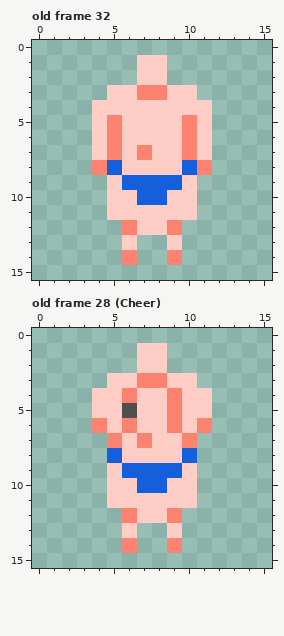
Edited in one commit: pixel-art file (art/characters/Man1.ase). The first picture shows the starting point.
16x16 pixels, 32 frames. Shown: old frame 32, old frame 28 (Cheer). The commit also changed other frames, which this record leaves out.
Now the later version:
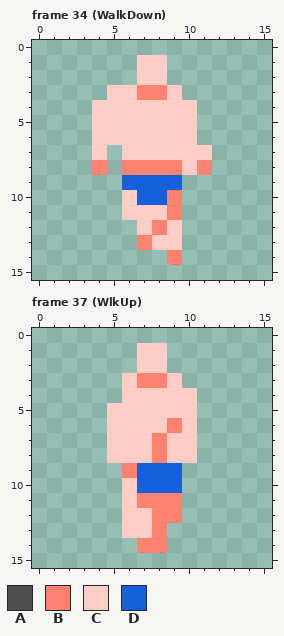
Palette (. is transparent): A #4f4f4f  B #fe8270  C #fecdc6  D #155fda
A new or re-ordered frame is compared with the old frame closest to it.
Diff:
frames 32 -> 40
--- frame 34 (WalkDown) is new; against old frame 32, layer "Layer 3"
@@ x 3..13 @@
  2 ....CC.....
- 3 ..CCBBCC...
- 4 .CCCCCCCC..
- 5 .CBCCCCBC..
- 6 .CBCCCCBC..
- 7 .CBCBCCBC..
- 8 .BDCCCCDB..
- 9 ..CDDDDC...
-10 ..CCDDCC...
-11 ..CCCCCC...
-12 ...BCCB....
-13 ...C..C....
-14 ...B..B....
+ 3 ..CCBBC....
+ 4 .CCCCCCC...
+ 5 .CCCCCCC...
+ 6 .CCCCCCC...
+ 7 .C.CCCCCC..
+ 8 .B.BBBBCB..
+ 9 ...DDDD....
+10 ...CDDB....
+11 ...CCCB....
+12 ....CBC....
+13 ....BCC....
+14 ......B....
 15 ...........
--- frame 37 (WlkUp) is new; against old frame 28 (Cheer), layer "Layer 3"
@@ x 0..15 @@
  2 .......CC.......
- 3 .....CCBBCC.....
- 4 ....CCBCCBCC....
- 5 ....CCACCBCC....
- 6 ....BCBCCBCB....
- 7 .....BCBCCB.....
- 8 .....DCCCCD.....
- 9 .....CDDDDC.....
-10 .....CCDDCC.....
-11 .....CCCCCC.....
-12 ......BCCB......
-13 ......C..C......
-14 ......B..B......
+ 3 ......CBBC......
+ 4 ......CCCCC.....
+ 5 .....CCCCCC.....
+ 6 .....CCCCBC.....
+ 7 .....CCCBCC.....
+ 8 .....CCCBCC.....
+ 9 ......BDDD......
+10 ......CDDD......
+11 ......CBBB......
+12 ......CCBB......
+13 ......CCB.......
+14 .......BB.......
 15 ................
Pixel boxes of the changes (left, top, right, bottom) in both pictures:
changed: (107, 85, 212, 265)
changed: (92, 373, 212, 553)
